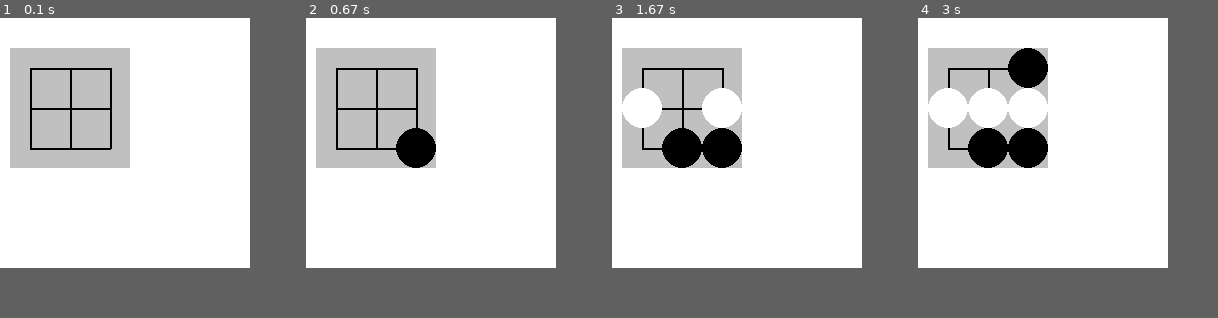
Above: before the commit, frames 1-4 (left to right).
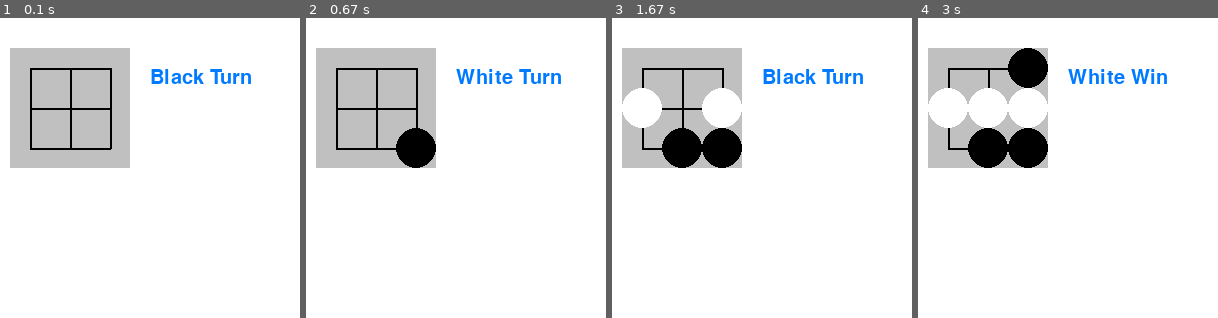
Above: after the commit, the same moments.

Repository: MyEncyclopedia/ConnectNGym
Game: pygame game, started from PyGameConnectN.py
Same seed, same stepped clock (60 frames per second), same inputs: the game is played once before the commit and once after it.
Inputs (mouse positions are in pixels of both pictures, inside the frame that each line leads up to):
- Up to frame 1 (0.1 s): no input
- Up to frame 2 (0.67 s): click (432, 144) at 0.38 s
- Up to frame 3 (1.67 s): click (645, 120) at 0.72 s; click (669, 132) at 1.05 s; click (705, 123) at 1.38 s
- Up to frame 4 (3 s): click (1044, 66) at 1.72 s; click (972, 108) at 2.05 s
The window is 250x250 before the commit and 300x300 after it. Grey fills any space a smaller window leaves; there, only what the larger window draws over its background counts as a difference.

The runs differ from the first frame. In frame 1, 0.8% of the frame differs, in the area x 50-84%, y 17-22%; in frame 2, 0.8%; in frame 3, 0.8%; in frame 4, 0.9%, in the area x 50-83%, y 17-22%.

Commit message:
GUI update

Diff:
--- a/PyGameConnectN.py
+++ b/PyGameConnectN.py
@@ -15,11 +15,11 @@
 
         pygame.init()
 
-        window_size = max(250, self.grid_size * board_size + 50)
+        window_size = max(300, self.grid_size * board_size + 80)
         self.screen = pygame.display.set_mode((window_size, window_size))
         pygame.display.set_caption(f"Connect-{connect_num}, {board_size}x{board_size}")
         self.clock = pygame.time.Clock()
-        self.font = pygame.font.Font(pygame.font.get_default_font(), 24)
+        self.font = pygame.font.Font(pygame.font.get_default_font(), 20)
         self.going = True
 
 
@@ -66,14 +66,24 @@
 
     def _render(self):
         self.screen.fill((255, 255, 255))
-        # self.screen.blit(self.font.render("FPS: {0:.2F}".format(self.clock.get_fps()), True, (0, 0, 0)), (10, 10))
+        # print(self.clock.get_fps())
+        msg = None
+        if self.connectNGame.gameOver:
+            title = f"Game Over"
+            pygame.display.set_caption(title)
+            if self.connectNGame.gameResult == ConnectNGame.RESULT_TIE:
+                msg = 'Draw'
+            else:
+                msg = "{0} Win".format("Black" if self.connectNGame.gameResult == ConnectNGame.PLAYER_A else "White")
+        else:
+            msg = "{0} Turn".format("Black" if self.connectNGame.currentPlayer == ConnectNGame.PLAYER_A else "White")
+        self.screen.blit(self.font.render(msg, True, (0, 122, 255)),
+                         (self.grid_size * self.board_size + 30, 50))
 
         self._draw()
-        if self.connectNGame.gameOver:
-            title = f"Connect-{self.connectNGame.N}, {self.connectNGame.board_size}x{self.connectNGame.board_size}"
-            winner_msg = "{0} Win".format("Black" if self.connectNGame.gameResult == ConnectNGame.PLAYER_A else "White")
-            title = "Game Over " + winner_msg + title
-            pygame.display.set_caption(title)
+        # if self.connectNGame.gameOver:
+        #     winner_msg = "{0} Win".format("Black" if self.connectNGame.gameResult == ConnectNGame.PLAYER_A else "White")
+        #     title = "Game Over " + winner_msg + title
 
         pygame.display.update()
 
--- a/base_agent.py
+++ b/base_agent.py
@@ -67,6 +67,6 @@
 
 
 if __name__ == '__main__':
-    env = ConnectNGym(grid_num=4, connect_num=3)
+    env = ConnectNGym(grid_num=3, connect_num=3)
     # play_ai_vs_ai(env)
     play_human_vs_ai(env)
